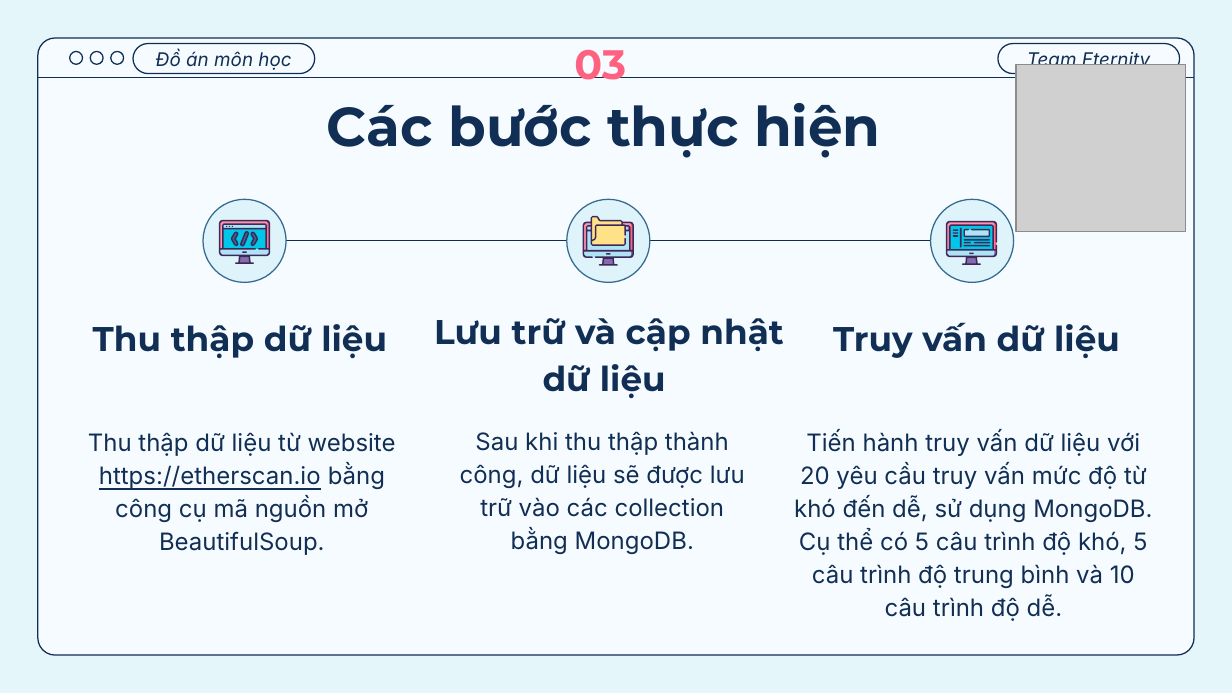
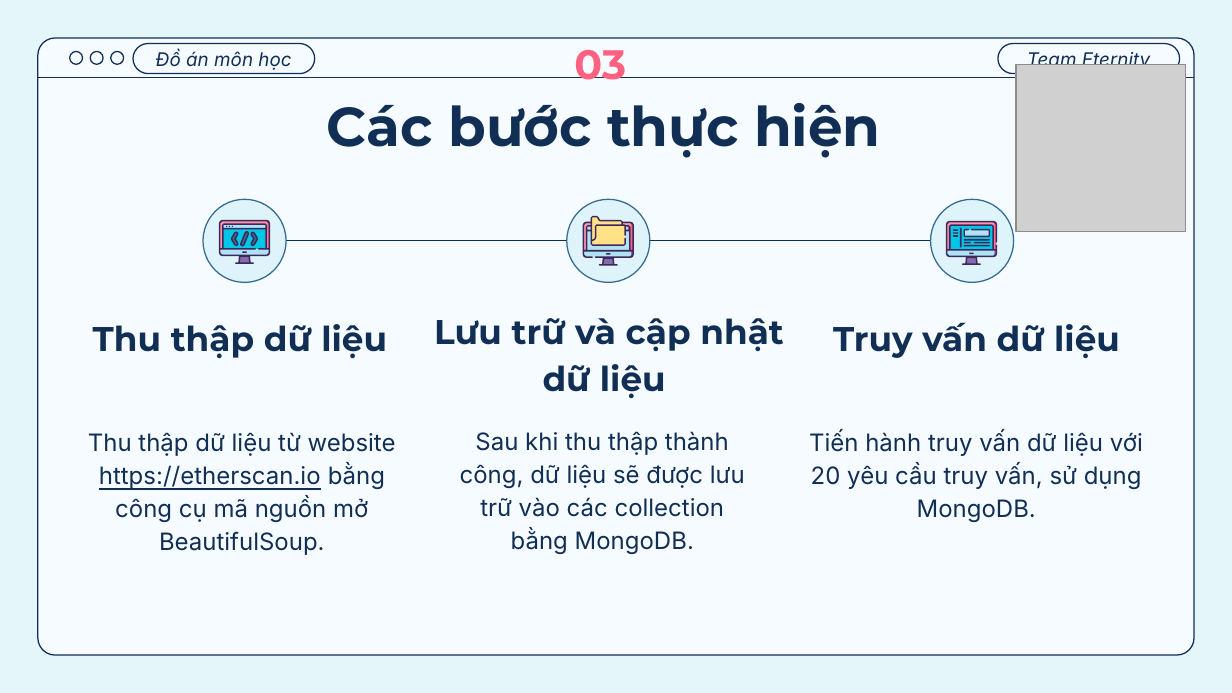
Before and after one commit to longnguyen3774/osds-eternity, a slide deck: slide 6 of Slide_File báo cáo đồ án/Đồ án môn học OSDS.pptx. Drawn at 1232x693 pixels with LibreOffice and Linux fonts; fonts in the diff are those of the drawing; grey boxes stand for pictures. Boxes give left, top, right and bottom in pixels: in the first picture for what was removed or moved away, otherwise in the second. Text is boxed around its words. In the diff, an @@ line names an element or a change of style, - is before the commit and + after.

```diff
--- a/Slide_File báo cáo đồ án/Đồ án môn học OSDS.pptx
+++ b/Slide_File báo cáo đồ án/Đồ án môn học OSDS.pptx
@@ subtitle at [809, 430, 1143, 522]: text changed @@
-Tiến hành truy vấn dữ liệu với 20 yêu cầu truy vấn mức độ từ khó đến dễ, sử dụng MongoDB.
-Cụ thể có 5 câu trình độ khó, 5 câu trình độ trung bình và 10 câu trình độ dễ.
+Tiến hành truy vấn dữ liệu với 20 yêu cầu truy vấn, sử dụng MongoDB.
```
Also in this commit, not shown: 1 other slide changed.
